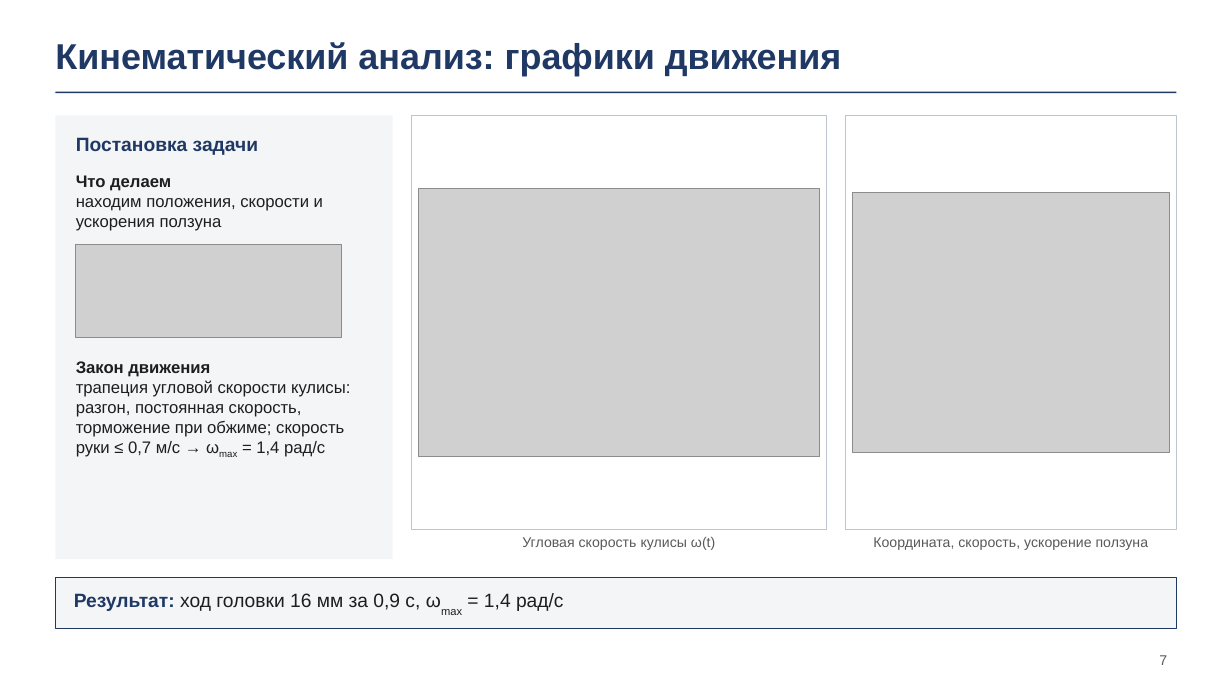
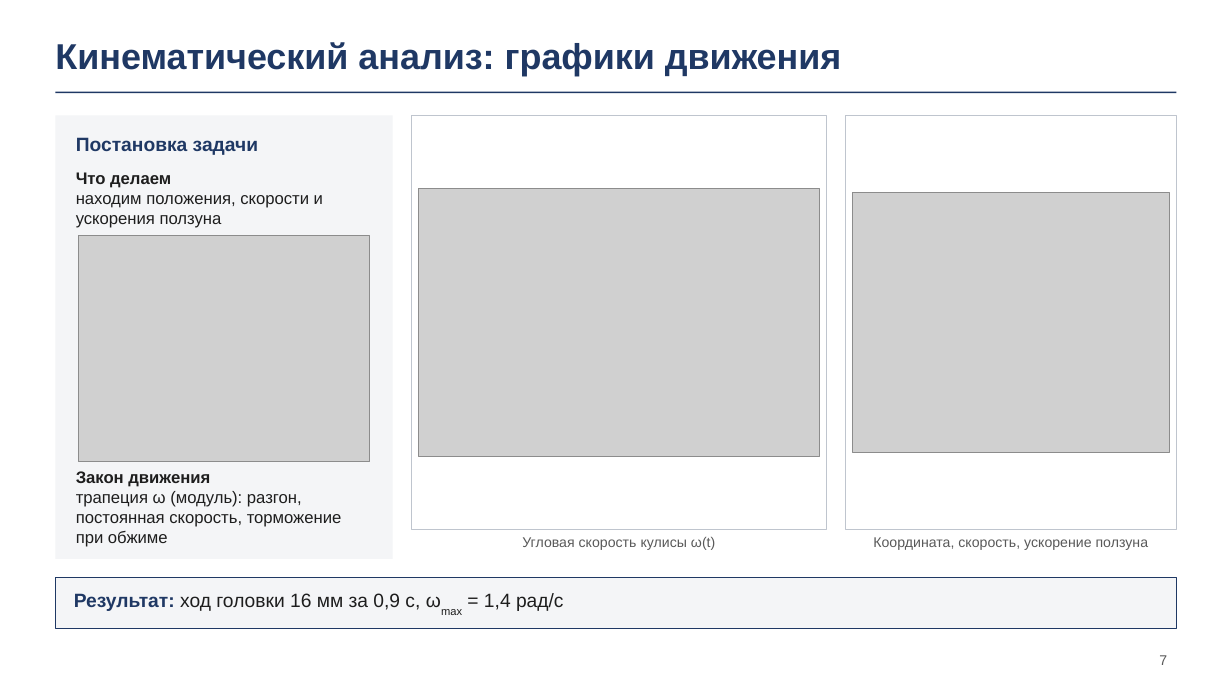
Before and after one commit to DamirNine/prikmeh, a slide deck: slide 7 of курсовой/2026-11-23/Презентация/Презентация_укупориватель_23-11.pptx. Drawn at 1232x693 pixels with LibreOffice and Linux fonts; fonts in the diff are those of the drawing; grey boxes stand for pictures; background and template pictures are left out. Boxes give left, top, right and bottom in pixels: in the first picture for what was removed or moved away, otherwise in the second. Text is boxed around its words. In the diff, an @@ line names an element or a change of style, - is before the commit and + after.

```diff
--- a/курсовой/2026-11-23/Презентация/Презентация_укупориватель_23-11.pptx
+++ b/курсовой/2026-11-23/Презентация/Презентация_укупориватель_23-11.pptx
@@ picture added at box(79, 236, 371, 462) @@
@@ picture removed at box(76, 245, 342, 337) @@
@@ text "Закон движения": place and size @@
-text "Закон движения" at box(76, 361, 350, 457)
+text "Закон движения" at box(76, 471, 342, 547)
@@ text at box(76, 491, 342, 547): text changed @@
-трапеция угловой скорости кулисы: разгон, постоянная скорость, торможение при обжиме; скорость руки ≤ 0,7 м/с → ωmax = 1,4 рад/с
+трапеция ω (модуль): разгон, постоянная скорость, торможение при обжиме
```
Also in this commit, not shown: 3 other slides changed, 19 other files.
